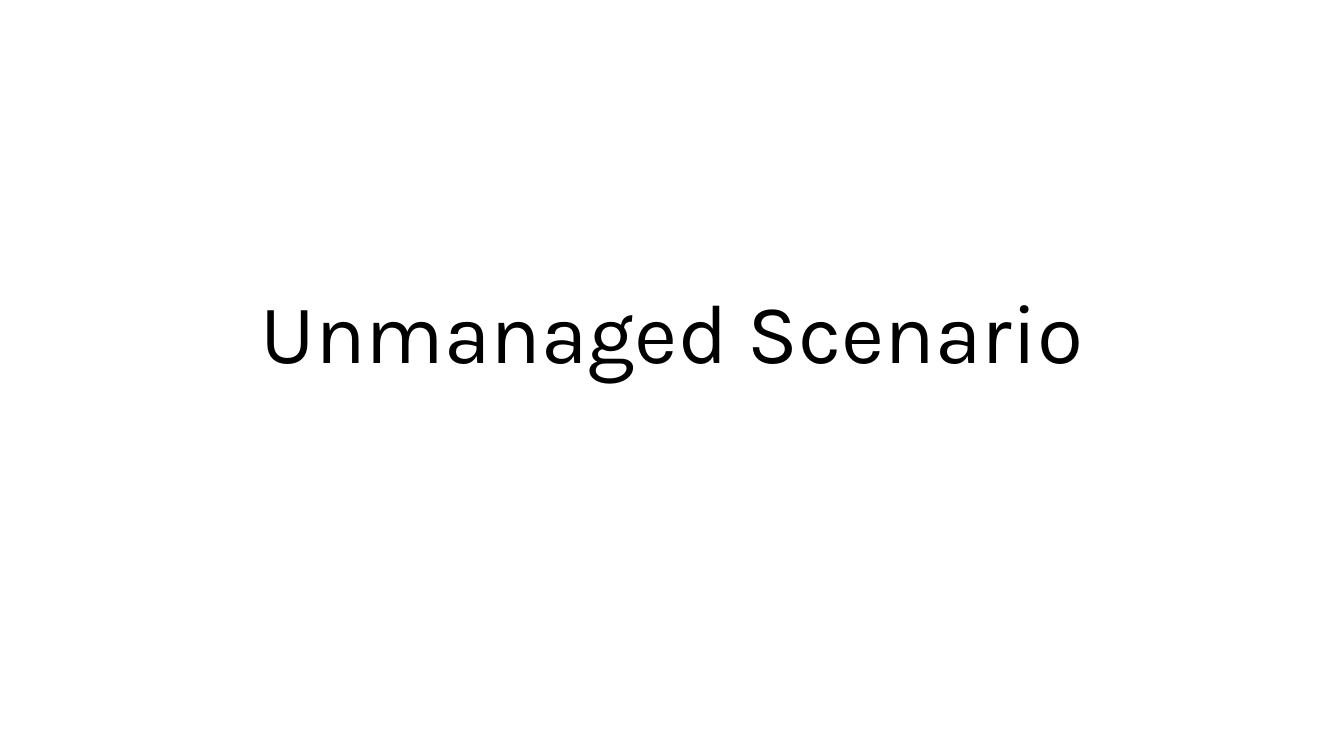
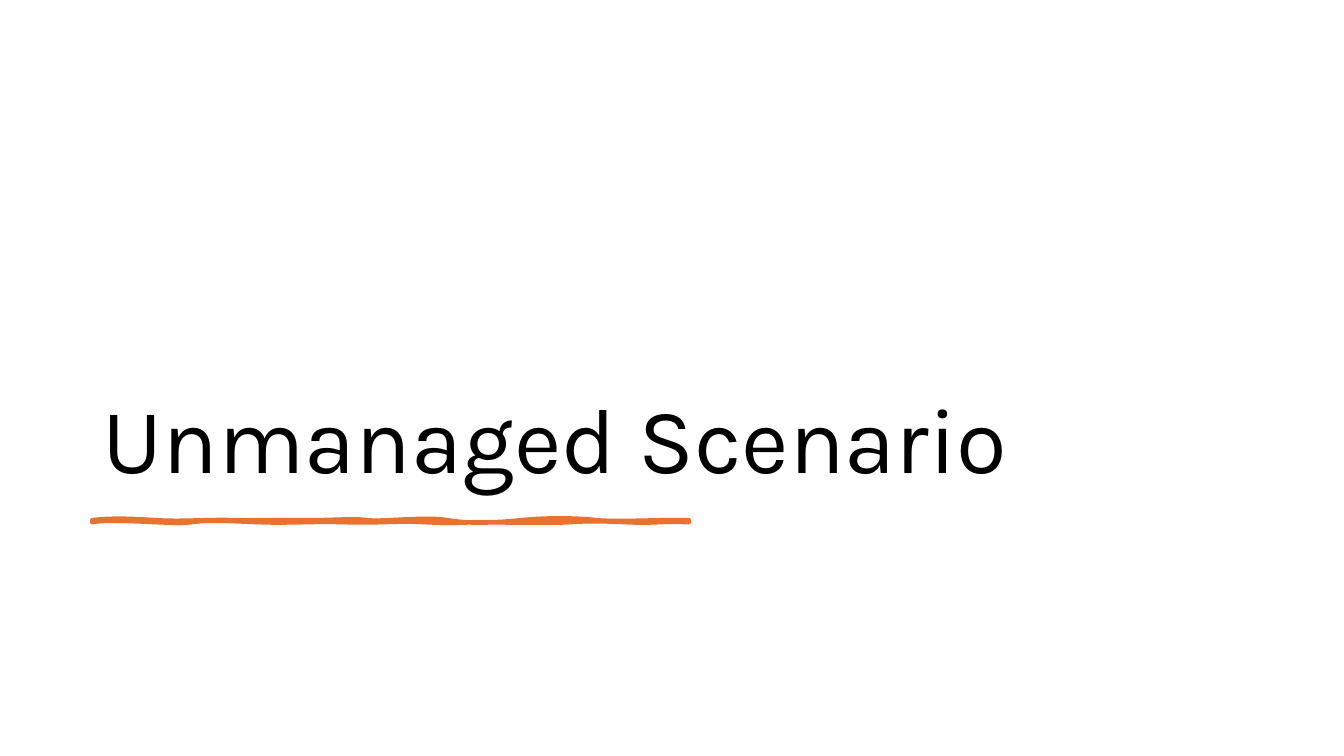
Before and after one commit to DevelopmentBvise/Schulung, a slide deck: slide 1 of RAP Presentationen/RAP_DEMO_DOKU_unmanaged_DE.pptx. Drawn at 1344x756 pixels with LibreOffice and Linux fonts; fonts in the diff are those of the drawing. Boxes give left, top, right and bottom in pixels: in the first picture for what was removed or moved away, otherwise in the second. Text is boxed around its words. In the diff, an @@ line names an element or a change of style, - is before the commit and + after.

```diff
--- a/RAP Presentationen/RAP_DEMO_DOKU_unmanaged_DE.pptx
+++ b/RAP Presentationen/RAP_DEMO_DOKU_unmanaged_DE.pptx
@@ title "Unmanaged Scenario": place and size @@
-title "Unmanaged Scenario" at (260,305,1083,383)
+title "Unmanaged Scenario" at (102,409,1007,494)
@@ title "Unmanaged Scenario" at (102,409,1007,494): size 60 to 66 pt; alignment centre to left @@
@@ freeform shape added at (93,520,690,522), fill #E97132, outline #E97132 3.25 pt @@
```
Also in this commit, not shown: 11 other files.
